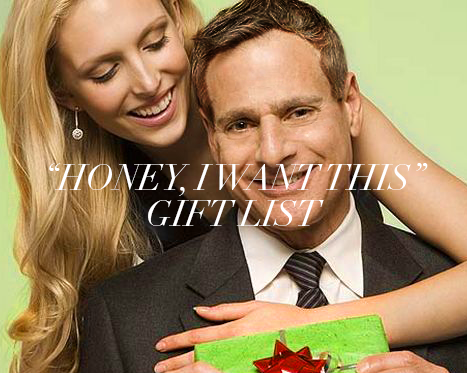
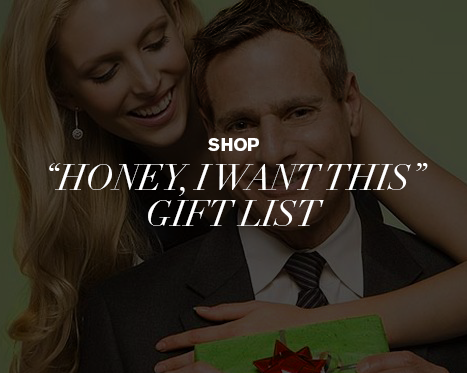
Before/after of a 467×373 layered artwork. What changed in the layer stack:
showed "SHOP" over [208, 138, 259, 151]
showed "Layer 2" over [0, 0, 467, 373]
